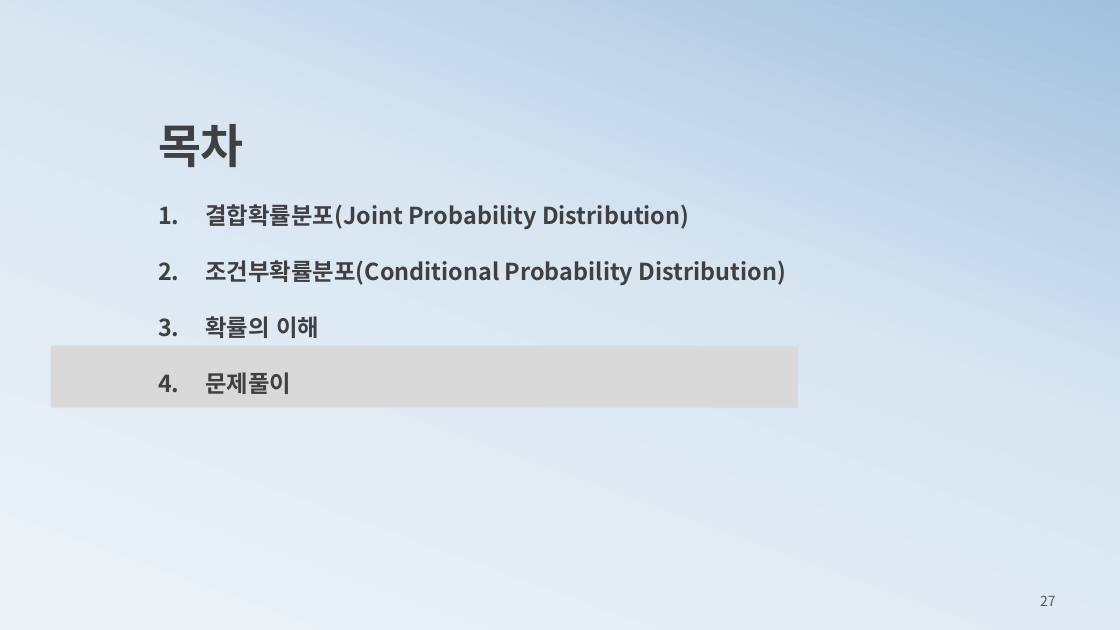
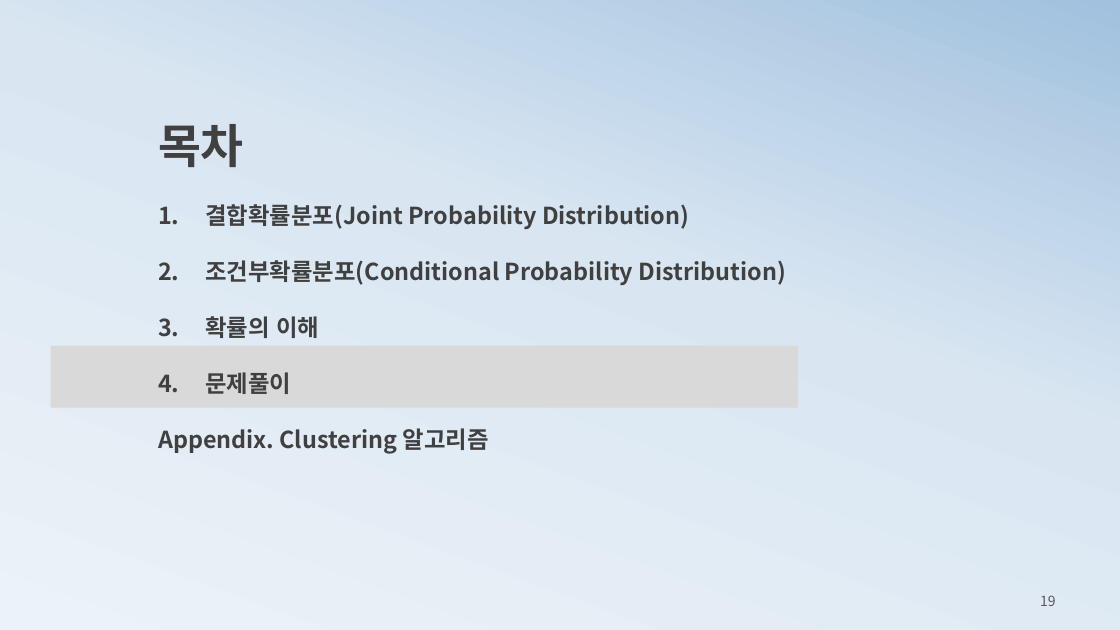
Before and after one commit to ancestor9/mathematics-for-machine-learning, a slide deck: slide 19 of 2_histogram2probability.pptx (slide 27 before the commit). Drawn at 1120x630 pixels with LibreOffice and Linux fonts; fonts in the diff are those of the drawing. Boxes give left, top, right and bottom in pixels: in the first picture for what was removed or moved away, otherwise in the second. Text is boxed around its words. In the diff, an @@ line names an element or a change of style, - is before the commit and + after.

```diff
--- a/2_histogram2probability.pptx
+++ b/2_histogram2probability.pptx
@@ text at (158,428,489,454): paragraph added @@
+Appendix. Clustering 알고리즘
@@ page number at (1040,595,1056,606): text changed @@
-27
+19
```
Also in this commit, not shown: 4 other slides changed, 1 slide added.
